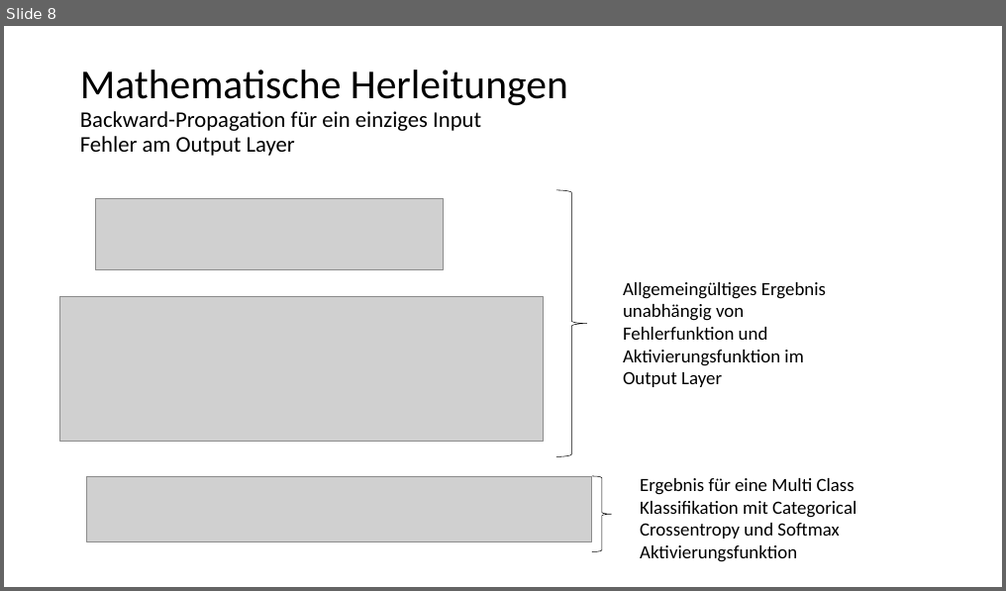
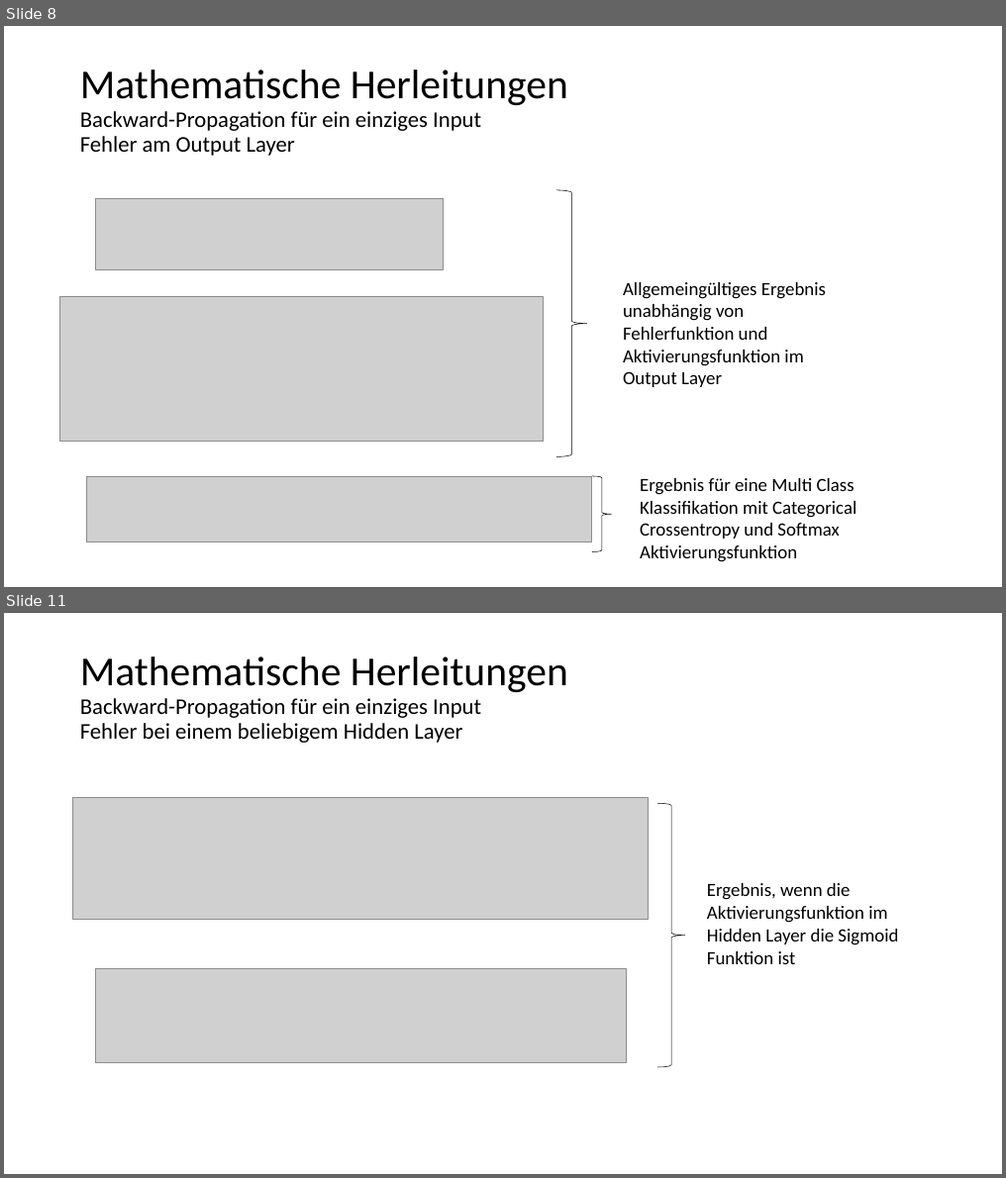
Before and after one commit to kevinsuedmersen/neural_networks_from_scratch, a slide deck: theory/submission/result_presentation.pptx. Shown one above the other, each under a label of ours: slide 8 before the commit, slides 8 and 11 after it; the slides between them are not shown. The pictures are 1006x591 and 1006x1178 pixels, drawn with LibreOffice and Linux fonts; fonts in the diff are those of the drawing; grey boxes stand for pictures. Boxes give left, top, right and bottom in pixels: in the first picture for what was removed or moved away, otherwise in the second. Text is boxed around its words. In the diff, an @@ line names an element or a change of style, - is before the commit and + after.

```diff
--- a/theory/submission/result_presentation.pptx
+++ b/theory/submission/result_presentation.pptx
@@ slide 11 added at [4,613,1002,1174], background #FFFFFF @@
@@ title added at [80,657,568,743], 21.6 pt, text #000000 @@
+Mathematische Herleitungen
+Backward-Propagation für ein einziges Input
+Fehler bei einem beliebigem Hidden Layer
@@ picture added at [73,797,648,919] @@
@@ right brace added at [657,803,685,1067], outline #000000 0.5 pt @@
@@ text added at [707,883,898,964], 18 pt, text #000000 @@
+Ergebnis, wenn die Aktivierungsfunktion im Hidden Layer die Sigmoid Funktion ist
@@ picture added at [95,968,626,1063] @@
```
Also in this commit, not shown: 4 other slides added.
